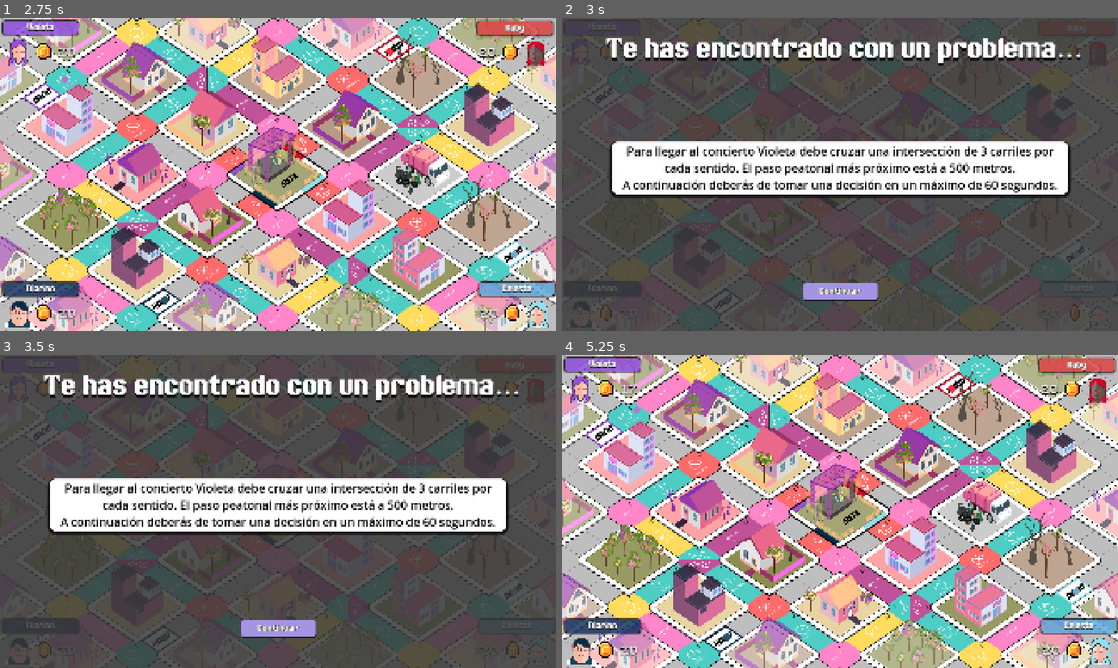
Above: before the commit, frames 1-4 (two rows, left to right).
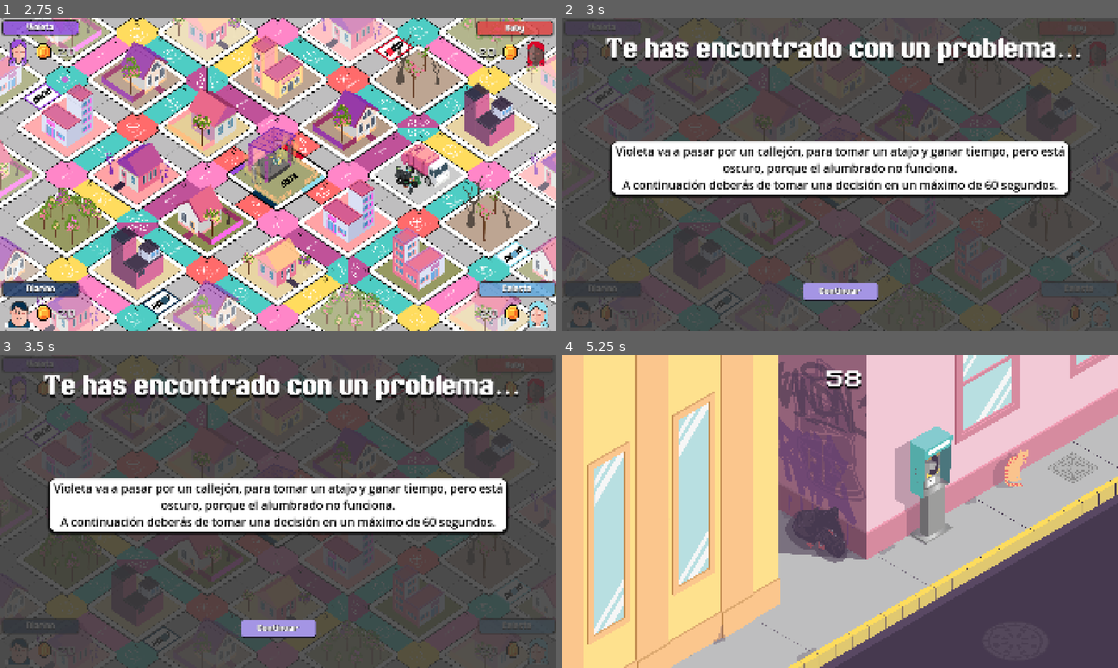
Above: after the commit, the same moments.

Repository: AleML1024/Ciudad-Magenta
Game: Godot game, scene res://scenes/MainMenu.tscn
Same seed, same stepped clock (60 frames per second), same inputs: the game is played once before the commit and once after it.
Inputs (mouse positions are in pixels of both pictures, inside the frame that each line leads up to):
- Up to frame 1 (2.75 s): click "Jugar" at 0.5 s; click "Comenzar" at 1.25 s; click "Continuar" at 2 s
- Up to frame 2 (3 s): move the mouse to (962, 158) at 2.77 s; click (962, 158) at 2.92 s
- Up to frame 3 (3.5 s): no input
- Up to frame 4 (5.25 s): click "Continuar" at 3.5 s; click (762, 492) at 4.27 s; click (840, 627) at 5 s, where only the run before the commit has a clickable "Continuar"

Frame 1 is identical in both runs. In frame 2, 2.7% of the frame differs, in the area x 9-91%, y 40-51%; in frame 3, 2.7%; in frame 4, 95%, in the area x 0-100%, y 0-100%.

Commit message:
Decisiones ilustradas con bug de colisiones no funcionales

Diff:
--- a/scenes/EndGameScreen.tscn
+++ b/scenes/EndGameScreen.tscn
@@ -1,7 +1,7 @@
 [gd_scene load_steps=35 format=3 uid="uid://bcosjdj55wa50"]
 
 [ext_resource type="Texture2D" uid="uid://oiuslfxf7t3a" path="res://assets/board/Tablero.png" id="1_edmws"]
-[ext_resource type="Script" uid="uid://cfx1qt3vlk5t8" path="res://scenes/end_game_screen.gd" id="1_x8h60"]
+[ext_resource type="Script" uid="uid://cfx1qt3vlk5t8" path="res://scripts/ui/end_game_screen.gd" id="1_x8h60"]
 [ext_resource type="LabelSettings" uid="uid://vplpdfjwwsx1" path="res://assets/ui/title.tres" id="2_8ajbr"]
 [ext_resource type="FontFile" uid="uid://bquy73w767mk1" path="res://assets/fonts/PublicPixel-rv0pA.ttf" id="3_8ajbr"]
 [ext_resource type="FontFile" uid="uid://cxnt1h6c1s8l3" path="res://assets/fonts/GamepauseddemoRegular-RpmY6.otf" id="5_lp4qm"]
--- /dev/null
+++ b/scenes/Hotspot.tscn
@@ -0,0 +1,18 @@
+[gd_scene load_steps=2 format=3 uid="uid://bvx5tf421w44r"]
+
+[ext_resource type="Script" uid="uid://iagumhxcwm2s" path="res://scripts/ui/hotspot.gd" id="1_3vkc2"]
+
+[node name="Hotspot" type="Area2D"]
+script = ExtResource("1_3vkc2")
+
+[node name="CollisionPolygon2D" type="CollisionPolygon2D" parent="."]
+visible = false
+polygon = PackedVector2Array(755.09894, 856, 1051.0989, 707, 750.09894, 258)
+
+[node name="Highlight" type="Polygon2D" parent="."]
+visible = false
+polygon = PackedVector2Array(755.09894, 856, 1051.0989, 707, 750.09894, 258)
+
+[connection signal="input_event" from="." to="." method="_on_input_event"]
+[connection signal="mouse_entered" from="." to="." method="_on_mouse_entered"]
+[connection signal="mouse_exited" from="." to="." method="_on_mouse_exited"]
--- /dev/null
+++ b/scenes/IllustratedDecisionScreen.tscn
@@ -0,0 +1,52 @@
+[gd_scene load_steps=4 format=3 uid="uid://bgdr31tljifo3"]
+
+[ext_resource type="Script" uid="uid://suhafbgdh68k" path="res://scripts/ui/illustrated_decision_screen.gd" id="1_fupry"]
+[ext_resource type="FontFile" uid="uid://bquy73w767mk1" path="res://assets/fonts/PublicPixel-rv0pA.ttf" id="3_h7wls"]
+
+[sub_resource type="LabelSettings" id="LabelSettings_dcdkl"]
+font = ExtResource("3_h7wls")
+font_size = 64
+shadow_size = 0
+shadow_color = Color(0, 0, 0, 1)
+shadow_offset = Vector2(1, 9.225)
+
+[node name="IllustratedDecisionScreen" type="CanvasLayer"]
+script = ExtResource("1_fupry")
+
+[node name="Control" type="Control" parent="."]
+layout_mode = 3
+anchors_preset = 15
+anchor_right = 1.0
+anchor_bottom = 1.0
+grow_horizontal = 2
+grow_vertical = 2
+metadata/_edit_lock_ = true
+
+[node name="Background" type="TextureRect" parent="Control"]
+layout_mode = 1
+anchors_preset = 15
+anchor_right = 1.0
+anchor_bottom = 1.0
+grow_horizontal = 2
+grow_vertical = 2
+mouse_filter = 2
+expand_mode = 3
+
+[node name="Hotspots" type="Node" parent="Control"]
+
+[node name="Timer" type="Timer" parent="Control"]
+wait_time = 60.0
+
+[node name="Label" type="Label" parent="Control/Timer"]
+visible = false
+anchors_preset = -1
+anchor_left = 0.47500002
+anchor_top = 0.041
+anchor_right = 0.54200006
+anchor_bottom = 0.115
+offset_left = -6.1035156e-05
+offset_top = -0.2800026
+offset_right = 3.3598633
+offset_bottom = 8.799995
+text = "60"
+label_settings = SubResource("LabelSettings_dcdkl")
--- a/scenes/Main.tscn
+++ b/scenes/Main.tscn
@@ -16,6 +16,7 @@
 [ext_resource type="PackedScene" uid="uid://dsmx0nmq5snu0" path="res://scenes/PlayerInfo.tscn" id="12_5vvyt"]
 [ext_resource type="PackedScene" uid="uid://bc2yr7ayjhut1" path="res://scenes/SettingsScreen.tscn" id="15_3p2gp"]
 [ext_resource type="PackedScene" uid="uid://bcosjdj55wa50" path="res://scenes/EndGameScreen.tscn" id="16_cvmbd"]
+[ext_resource type="PackedScene" uid="uid://bgdr31tljifo3" path="res://scenes/IllustratedDecisionScreen.tscn" id="17_ft6cd"]
 
 [node name="GameManager" type="Node"]
 script = ExtResource("5_3dxm6")
@@ -355,3 +356,6 @@
 
 [node name="EndGameScreen" parent="." instance=ExtResource("16_cvmbd")]
 visible = false
+
+[node name="IllustratedDecisionScreen" parent="." instance=ExtResource("17_ft6cd")]
+visible = false
--- a/scripts/managers/card_manager.gd
+++ b/scripts/managers/card_manager.gd
@@ -57,6 +57,7 @@
 				"id": "V_D_1",
 				"text": "Violeta va a pasar por un callejón, para tomar un atajo y ganar tiempo, pero está oscuro, porque el alumbrado no funciona.
 							A continuación deberás de tomar una decisión en un máximo de 60 segundos.",
+				"image": "res://assets/backgrounds/V_D_1.png",
 				"options" : [
 					{
 						"text": "Seguir por ese camino aunque esté oscuro.",
@@ -70,76 +71,44 @@
 						"text": "Reportar el fallo en el tendido eléctrico y la municipalidad lo soluciona.",
 						"result": { "text": "Avanzas 1 casilla y ganas 3 monedas", "coins": 3, "move": 1}
 					}
-				]
-			},
-			{
-				"id": "V_D_2",
-				"text": "Violeta pasa por una calle en la cual están arreglando la acera y es más rápido pasar por la calle.  Hay otra acera en mejor estado, pero hay que desviarse.
-							A continuación deberás de tomar una decisión en un máximo de 60 segundos.",
-				"options" : [
-					{
-						"text": "pasar por la calle de la construcción.",
-						"result": { "text": "Avanzas 2 casillas y pierdes 3 monedas", "coins": -3, "move": 2}
-					},
-					{
-						"text": "Pasar por la acera en buen estado.",
-						"result": { "text": "Avanzas 1 casilla y no pierdes monedas", "coins": 0, "move": 1}
-					}
-				]
-			},
-			{
-				"id": "V_D_3",
-				"text": "Para llegar al concierto Violeta debe cruzar una intersección de 3 carriles por cada sentido. El paso peatonal más próximo está a 500 metros.
-							A continuación deberás de tomar una decisión en un máximo de 60 segundos.",
-				"options" : [
-					{
-						"text": "Cruzar primero un sentido y luego el otro.",
-						"result": { "text": "Avanzas 2 casillas y pierdes 3 monedas", "coins": -3, "move": 2}
-					},
-					{
-						"text": "Ir hasta la zona en donde hay paso peatonal.",
-						"result": { "text": "Avanzas 1 casilla y no pierdes monedas", "coins": 0, "move": 1}
-					}
-				]
-			},
-			{
-				"id": "V_D_4",
-				"text": "Violeta debe cruzar al otro lado de la calle, pero el semáforo está dañado.
-							A continuación deberás de tomar una decisión en un máximo de 60 segundos.",
-				"options" : [
-					{
-						"text": "pasar por la zona donde no hay semáforo.",
-						"result": { "text": "Avanzas 2 casillas y pierdes 3 monedas", "coins": -3, "move": 2}
-					},
-					{
-						"text": "Caminar hasta encontrar el semáforo más pronto.",
-						"result": { "text": "Avanzas 1 casilla y no pierdes monedas", "coins": 0, "move": 1}
-					},
-					{
-						"text": "Solicitar a la municipalidad que repare el semáforo dañado.",
-						"result": { "text": "Avanzas 1 casilla y ganas 3 monedas", "coins": 3, "move": 1}
-					}
-				]
-			},
-			{
-				"id": "V_D_5",
-				"text": "Violeta debe pasar por un puente sobre un río. El puente está falseado porque existe un deslizamiento provocado por el exceso de agua y las crecidas del río.
-							A continuación deberás de tomar una decisión en un máximo de 60 segundos.",
-				"options" : [
-					{
-						"text": "Pasar por el puente.",
-						"result": { "text": "Avanzas 2 casillas y pierdes 3 monedas", "coins": -3, "move": 2}
-					},
-					{
-						"text": "Evitar la ruta alterna y dar la vuelta por la calle principal que va al centro.",
-						"result": { "text": "Avanzas 1 casilla y no pierdes monedas", "coins": 0, "move": 1}
-					},
-					{
-						"text": "Reportar a la municipalidad para que clausuren el puente.",
-						"result": { "text": "Avanzas 1 casilla y ganas 3 monedas", "coins": 3, "move": 1}
-					}
-				]
-			},
+				],
+				"hotspots": [
+					{
+						"polygon": [
+							Vector2(2755.099, 856.0),
+							Vector2(1051.099, 707.0),
+							Vector2(750.099, 258.0),
+						]
+					},
+					{
+						"polygon": [
+							Vector2(1807.099, 480.0),
+							Vector2(1652.099, 358.0),
+							Vector2(1921.099, 0.0),
+							Vector2(1919.099, 415.0),
+						]
+					},
+					{
+						"polygon": [
+							Vector2(1201.099, 614.0),
+							Vector2(1201.099, 620.0),
+							Vector2(1255.099, 652.0),
+							Vector2(1348.099, 599.0),
+							Vector2(1348.099, 593.0),
+							Vector2(1321.099,577.0),
+							Vector2(1321.099,452.0),
+							Vector2(1340.099,441.0),
+							Vector2(1349.099,277.0),
+							Vector2(1293.099,244.0),
+							Vector2(1199.099,298.0),
+							Vector2(1201.099,470.0),
+							Vector2(1233.099,488.0),
+							Vector2(1233.099,596.0)
+						]
+					},
+				]
+			},
+
 		]
 	},
 
--- a/scripts/managers/game_manager.gd
+++ b/scripts/managers/game_manager.gd
@@ -10,11 +10,14 @@
 @onready var pause_menu = $PauseMenu
 @onready var settings_screen = $SettingsScreen
 @onready var end_game_screen = $EndGameScreen
+@onready var illustrated_decision = $IllustratedDecisionScreen
 
 @onready var ui_violeta = $PlayersUI/PlayerInfoVioleta
 @onready var ui_ruby = $PlayersUI/PlayerInfoRuby
 @onready var ui_celeste = $PlayersUI/PlayerInfoCeleste
 @onready var ui_marino = $PlayersUI/PlayerInfoMarino
+
+
 
 
 var turn_in_progress := false
@@ -52,6 +55,8 @@
 	selection_screen.confirmed.connect(_on_confirm_pressed)
 	settings_screen.settings_confirmed.connect(_on_settings_confirmed)
 	end_game_screen.continue_pressed.connect(_on_continue_button_pressed)
+	illustrated_decision.option_selected.connect(_on_decision_resolved)
+	illustrated_decision.time_out.connect(_on_decision_timeout)
 
 
 	turn_screen.visible = false
@@ -170,7 +175,15 @@
 	$DecisionOptionsScreen.visible = true
 
 	var player = players[current_player_index]
-	decision_options_ui.show_decision(player.pending_decision_card)
+	var card = player.pending_decision_card
+	if card.has("image"):
+		show_illustrated_decision(card)
+	else:
+		decision_options_ui.show_decision(card)
+
+func show_illustrated_decision(card):
+	$IllustratedDecisionScreen.visible = true
+	illustrated_decision.show_decision(card)
 
 func _on_situation_continue():
 	$TextScreen.visible = false
--- /dev/null
+++ b/scripts/ui/hotspot.gd
@@ -0,0 +1,30 @@
+extends Area2D
+
+signal option_clicked(index)
+
+@export var option_index = 0
+
+func _ready():
+	print("Hotspot listo")
+	input_pickable = true
+
+func set_polygon(points):
+	$CollisionPolygon2D.polygon = points
+	$Highlight.polygon = points
+
+	print("Puntos:", points.size())
+	print("Collision:", $CollisionPolygon2D.polygon)
+
+func _on_mouse_entered():
+	print("ENTER", option_index)
+	$Highlight.visible = true
+
+func _on_mouse_exited():
+	print("EXIT", option_index)
+	$Highlight.visible = false
+
+func _on_input_event(viewport: Node, event: InputEvent, shape_idx: int) -> void:
+	if event is InputEventMouseButton:
+		if event.pressed:
+			print("CLICK HOTSPOT", option_index)
+			option_clicked.emit(option_index)
--- /dev/null
+++ b/scripts/ui/illustrated_decision_screen.gd
@@ -0,0 +1,69 @@
+extends CanvasLayer
+
+signal option_selected(result)
+signal time_out
+
+const HOTSPOT_SCENE := preload("res://scenes/Hotspot.tscn")
+
+@onready var background = $Control/Background
+@onready var hotspot_container = $Control/Hotspots
+@onready var timer_label = $Control/Timer/Label
+
+var decision_data
+var time_left = 60
+var active = false
+
+func show_decision(card):
+	decision_data = card
+	background.texture = load(card["image"])
+
+	for c in hotspot_container.get_children():
+		c.queue_free()
+
+	for i in range(card["hotspots"].size()):
+		var hotspot = HOTSPOT_SCENE.instantiate()
+
+		var texture_size = background.texture.get_size()
+		var display_size = background.size
+
+		var scale_x = display_size.x / texture_size.x
+		var scale_y = display_size.y / texture_size.y
+
+		var scaled = PackedVector2Array()
+
+		for p in card["hotspots"][i]["polygon"]:
+			scaled.append(Vector2(
+			p.x * scale_x,
+			p.y * scale_y
+		))
+		hotspot.set_polygon(card["hotspots"][i]["polygon"])
+
+
+		hotspot.option_index = i
+		hotspot.option_clicked.connect(_on_option_clicked)
+		hotspot_container.add_child(hotspot)
+
+	timer_label.visible = true
+	time_left = 60
+	active = true
+	print("Texture:", background.texture.get_size())
+	print("Background:", background.size)
+
+func _on_option_clicked(index):
+	active = false
+	var result = decision_data["options"][index]["result"]
+	option_selected.emit(result)
+	hide()
+
+
+func _process(delta):
+	if !active:
+		return
+
+	time_left -= delta
+
+	timer_label.text = str(int(time_left))
+
+	if time_left <= 0:
+		active = false
+		time_out.emit()
Binary file added: assets/backgrounds/V_D_1.png
Not shown, added: assets/backgrounds/V_D_1.png.import
Not shown: 1 places in scenes/Main.tscn that only renumber resources
Renamed: scenes/end_game_screen.gd -> scripts/ui/end_game_screen.gd
Renamed: scenes/end_game_screen.gd.uid -> scripts/ui/end_game_screen.gd.uid
Not shown, added: scripts/ui/hotspot.gd.uid
Not shown, added: scripts/ui/illustrated_decision_screen.gd.uid
